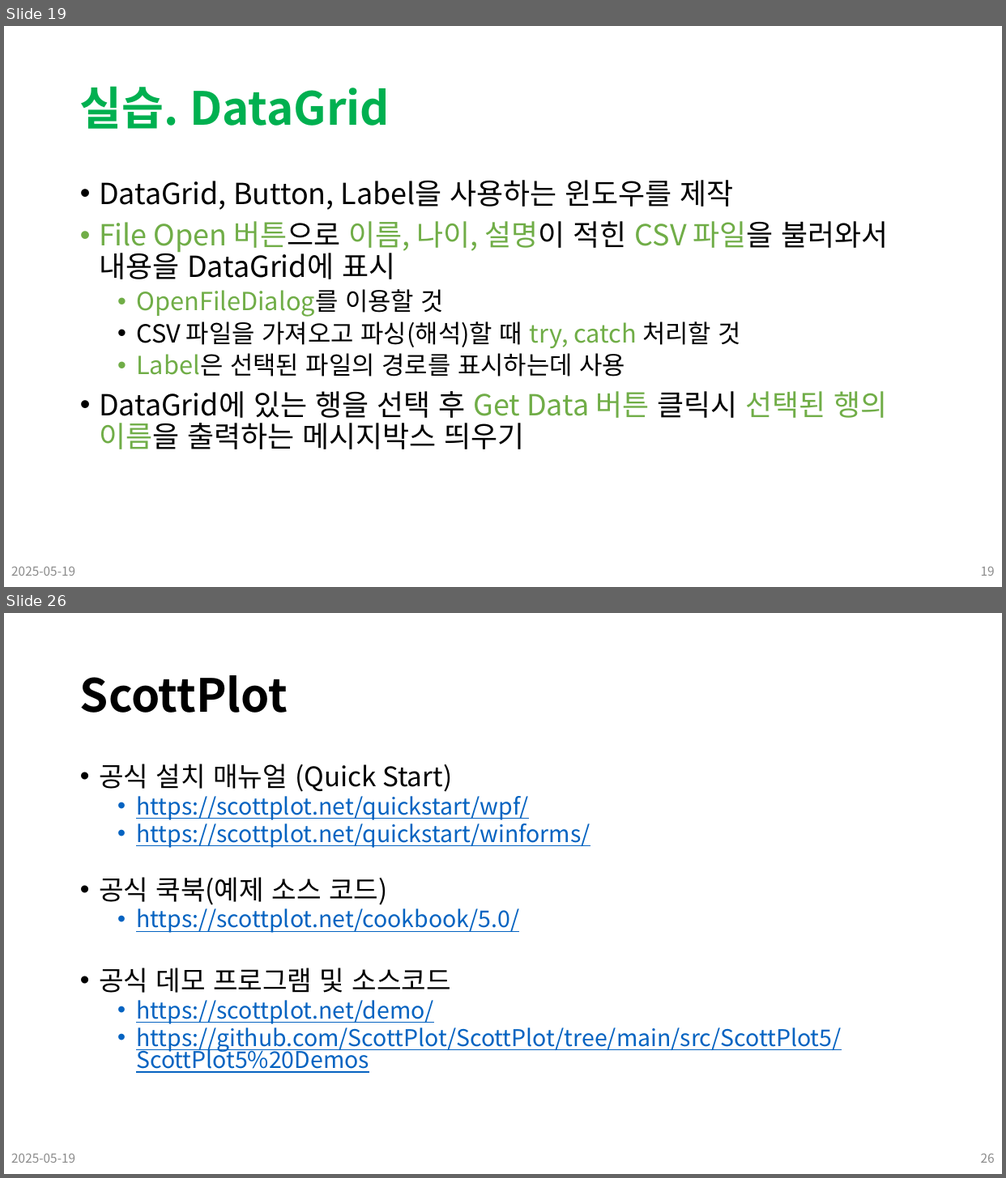
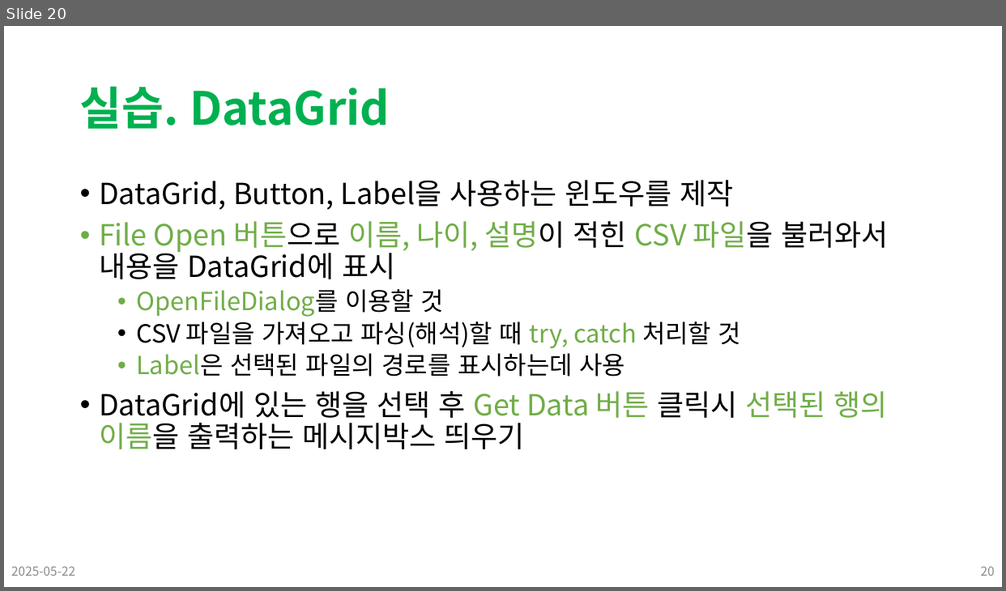
Before and after one commit to Leader-Lesson/KDT_SF_Short_5th, a slide deck: material/18_CSharp_WPF (고급 컨트롤, 외부 라이브러리).pptx. Shown one above the other, each under a label of ours: slides 19 and 26 before the commit, slide 20 after it; the slides between them are not shown. The pictures are 1006x1178 and 1006x591 pixels, drawn with LibreOffice and Linux fonts; fonts in the diff are those of the drawing; background and template pictures are left out. Boxes give left, top, right and bottom in pixels: in the first picture for what was removed or moved away, otherwise in the second. Text is boxed around its words. In the diff, an @@ line names an element or a change of style, - is before the commit and + after.

```diff
--- a/material/18_CSharp_WPF (고급 컨트롤, 외부 라이브러리).pptx
+++ b/material/18_CSharp_WPF (고급 컨트롤, 외부 라이브러리).pptx
@@ slide 26 removed at [4,613,1002,1174], background #FFFFFF @@
@@ title removed at [80,675,288,713] @@
-ScottPlot
@@ text removed at [99,764,841,1073] @@
-• 공식 설치 매뉴얼 (Quick Start)
-  • https://scottplot.net/quickstart/wpf/
-  • https://scottplot.net/quickstart/winforms/
-• 공식 쿡북(예제 소스 코드)
-  • https://scottplot.net/cookbook/5.0/
-• 공식 데모 프로그램 및 소스코드
-  • https://scottplot.net/demo/
-  • https://github.com/ScottPlot/ScottPlot/tree/main/src/ScottPlot5/ScottPlot5%20Demos
@@ text removed at [11,1153,75,1163] @@
-2025-05-19
@@ page number removed at [981,1153,995,1163] @@
-26
@@ what was slide 19 is now slide 20 @@
@@ slide 20 changed as well @@
@@ text at [11,566,75,576]: text changed @@
-2025-05-19
+2025-05-22
@@ page number at [981,566,995,576]: text changed @@
-19
+20
```
Also in this commit, not shown: 18 other slides changed, 1 slide added, 8 other slides removed, 14 other files.
